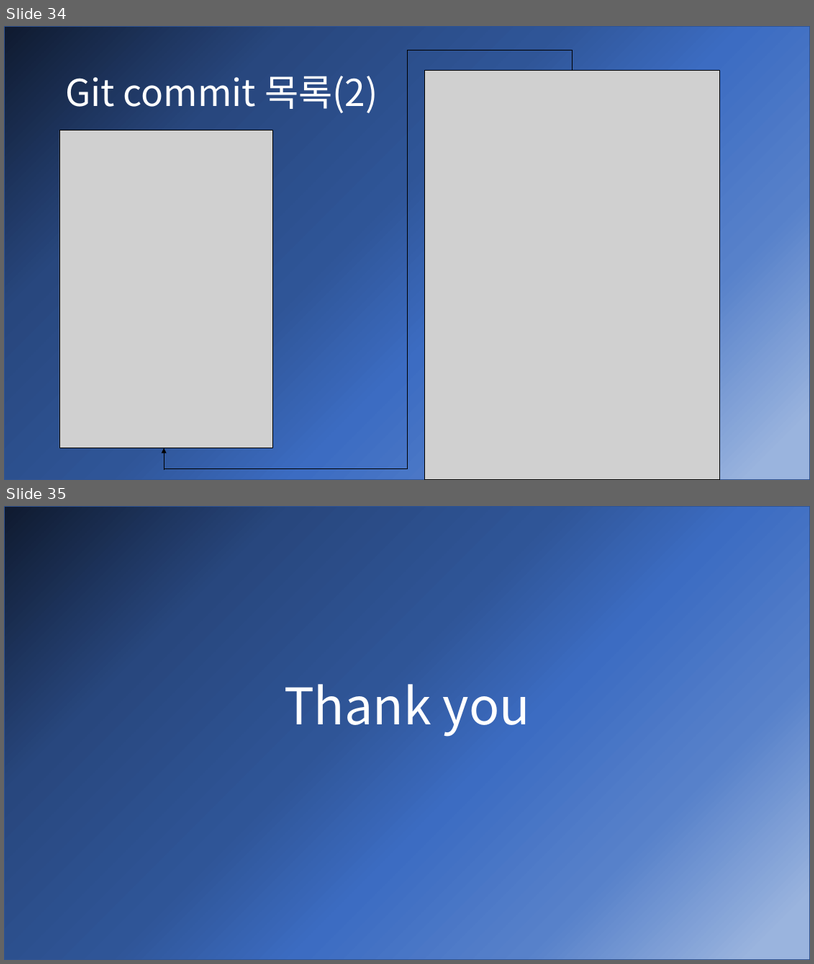
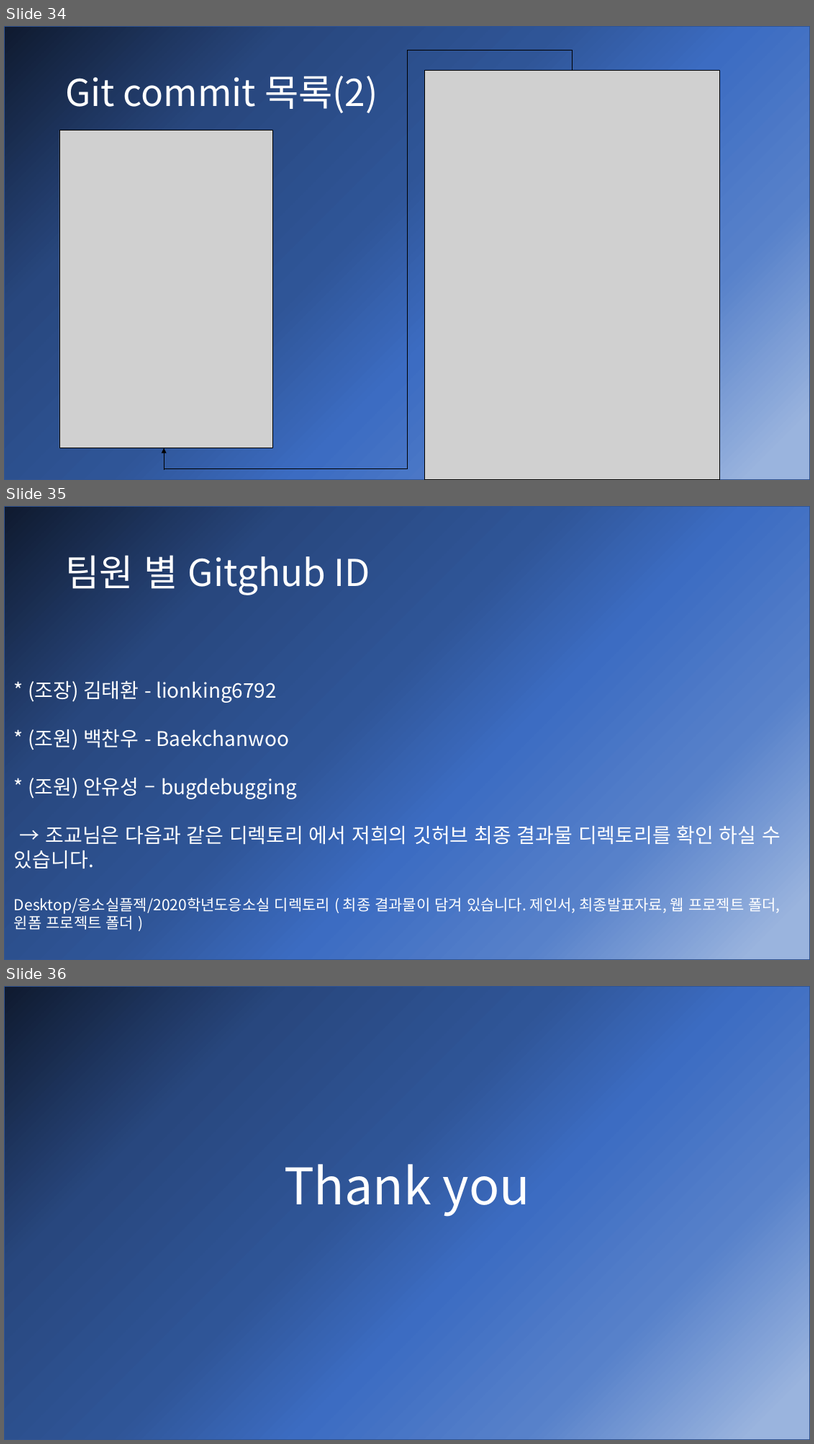
Before and after one commit to captainSosil/Teaming, a slide deck: Desktop/응소실플젝/2020학년도응소실/응용소프트웨어실습_6조_최종발표자료.pptx. Shown one above the other, each under a label of ours: slides 34 and 35 before the commit, slides 34, 35 and 36 after it. The pictures are 814x964 and 814x1444 pixels, drawn with LibreOffice and Linux fonts; fonts in the diff are those of the drawing; grey boxes stand for pictures. Boxes give left, top, right and bottom in pixels: in the first picture for what was removed or moved away, otherwise in the second. Text is boxed around its words. In the diff, an @@ line names an element or a change of style, - is before the commit and + after.

Commit message:
최종발표자료 수정
최종발표자료 수정

```diff
--- a/Desktop/응소실플젝/2020학년도응소실/응용소프트웨어실습_6조_최종발표자료.pptx
+++ b/Desktop/응소실플젝/2020학년도응소실/응용소프트웨어실습_6조_최종발표자료.pptx
@@ slide 35 added at (4, 506, 810, 960), background #FFFFFF @@
@@ rectangle added at (4, 506, 810, 960), fill gradient #9AB4DE to #5781CA to #3C6CC2 to #2F5597 to #28477E to #0F1A2F, outline #325491 1 pt @@
@@ title added at (65, 555, 370, 595), 44 pt, text #FFFFFF @@
+팀원 별 Gitghub ID
@@ text added at (14, 680, 781, 929), 24 pt, text #FFFFFF @@
+* (조장) 김태환 - lionking6792
+* (조원) 백찬우 - Baekchanwoo
+* (조원) 안유성 – bugdebugging
+→ 조교님은 다음과 같은 디렉토리 에서 저희의 깃허브 최종 결과물 디렉토리를 확인 하실 수 있습니다.
+Desktop/응소실플젝/2020학년도응소실 디렉토리 ( 최종 결과물이 담겨 있습니다. 제인서, 최종발표자료, 웹 프로젝트 폴더, 윈폼 프로젝트 폴더 )
@@ what was slide 35 is now slide 36 @@
```
Also in this commit, not shown: 5 slides changed.
